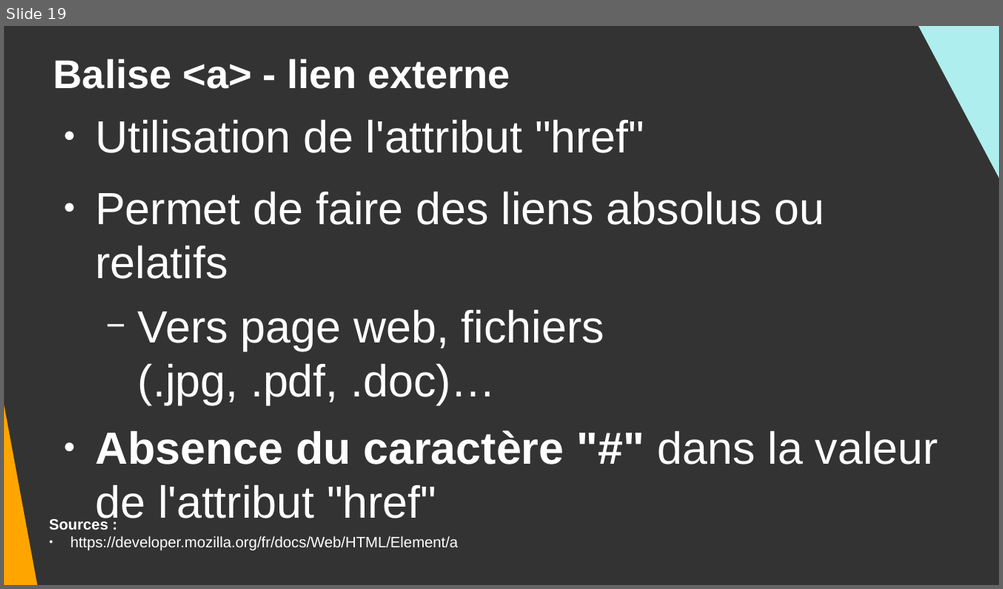
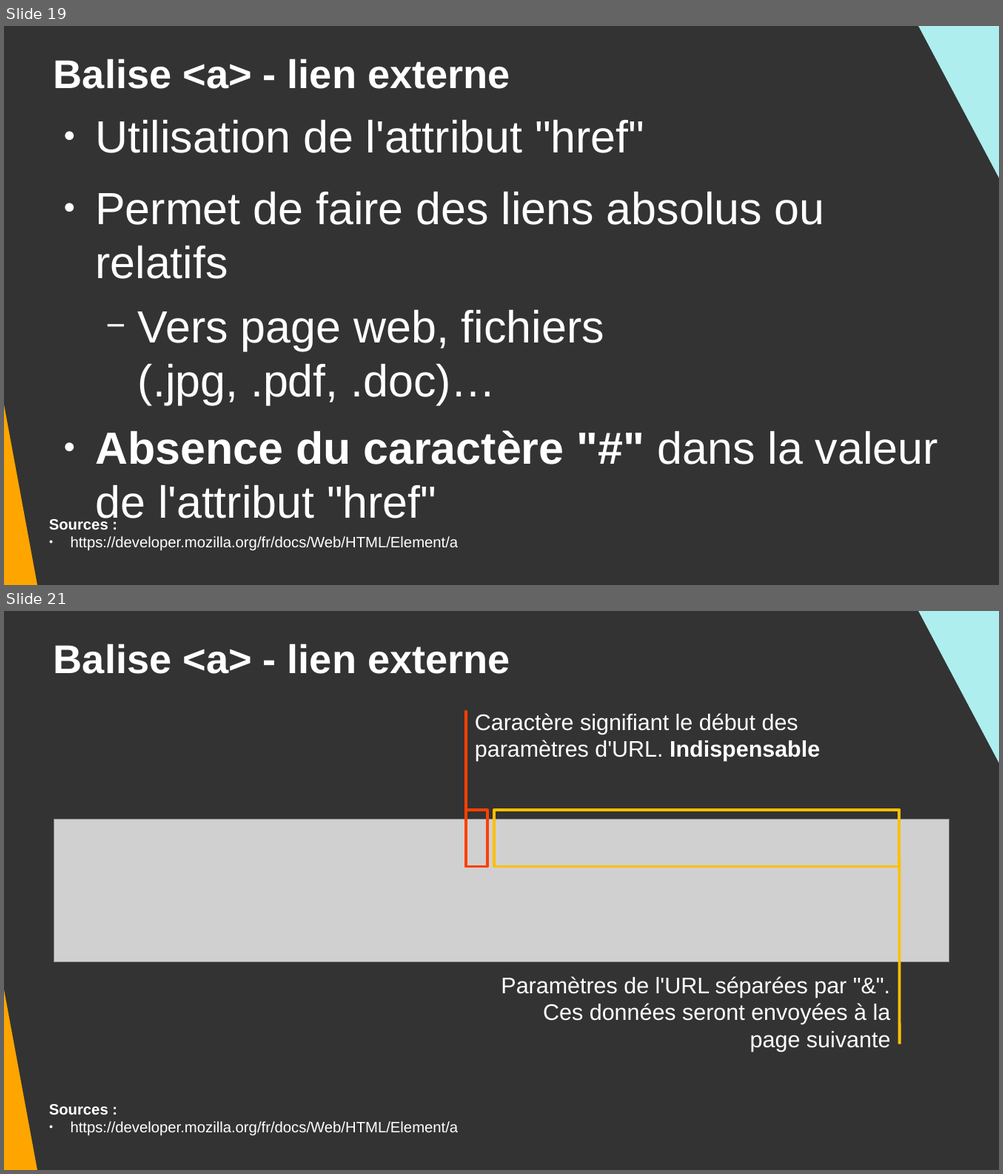
Before and after one commit to DanYellow/cours, a slide deck: integration-web-s1/travaux-pratiques/numero-6/presentation.odp. Shown one above the other, each under a label of ours: slide 19 before the commit, slides 19 and 21 after it; the slides between them are not shown. The pictures are 1003x589 and 1003x1174 pixels, drawn with LibreOffice and Linux fonts; fonts in the diff are those of the drawing; grey boxes stand for pictures. Boxes give left, top, right and bottom in pixels: in the first picture for what was removed or moved away, otherwise in the second. Text is boxed around its words. In the diff, an @@ line names an element or a change of style, - is before the commit and + after.

```diff
--- a/integration-web-s1/travaux-pratiques/numero-6/presentation.odp
+++ b/integration-web-s1/travaux-pratiques/numero-6/presentation.odp
@@ slide 21 added at (4, 611, 999, 1170), background #333333 @@
@@ right triangle added at (907, 611, 999, 879), fill #AFEEEE @@
@@ title added at (54, 644, 510, 674), 32 pt, text #FFFFFF, bold @@
+Balise <a> - lien externe
@@ right triangle added at (4, 697, 40, 1170), fill #FFA500 @@
@@ line added from (466, 710) to (466, 832), #FF4000 2.3 pt @@
@@ text added at (475, 713, 819, 761), 18 pt, text #FFFFFF @@
+Caractère signifiant le début des paramètres d'URL. Indispensable
@@ rectangle added at (466, 809, 488, 866), outline #FF4000 2.3 pt @@
@@ rectangle added at (494, 809, 899, 866), outline #FFBF00 2.3 pt @@
@@ picture added at (54, 820, 949, 963) @@
@@ line added from (899, 860) to (899, 1044), #FFBF00 2.3 pt @@
@@ text added at (501, 977, 891, 1052), 18 pt, text #FFFFFF @@
+Paramètres de l'URL séparées par "&".
+Ces données seront envoyées à la page suivante
@@ text added at (49, 1105, 458, 1136), 12 pt, text #FFFFFF @@
+Sources :
+● https://developer.mozilla.org/fr/docs/Web/HTML/Element/a
```
Also in this commit, not shown: 1 slide changed, 2 other slides added, 1 slide removed, 27 other files.
